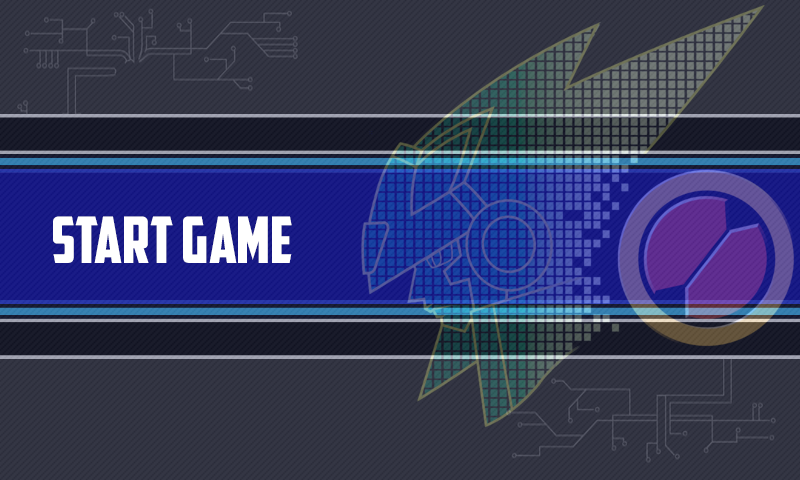
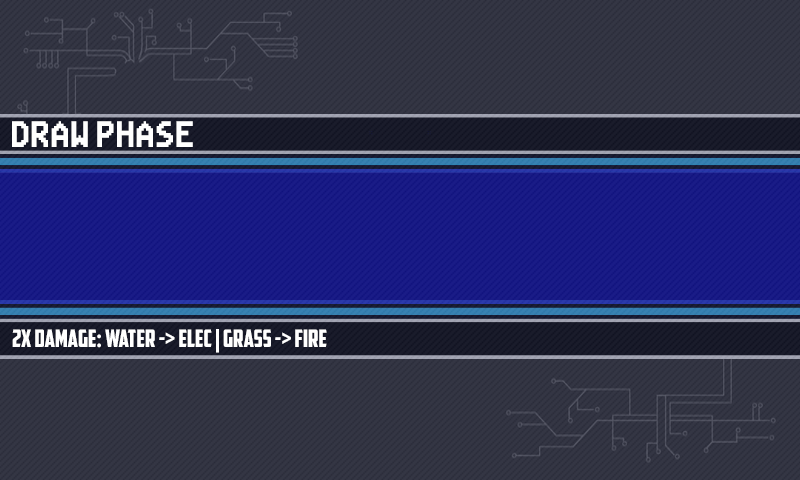
Revision of a layered w=800, h=480 image; what changed, layer by layer:
added layer "2x Damage: water -> elec | grass -> fire" above "Draw phase" over [12, 329, 327, 353]
added layer "Draw phase" above "Layer 6" over [12, 121, 193, 147]
hid "START GAME" over [53, 216, 292, 263]
added layer "Layer 5" above "Layer 2" over [12, 4, 794, 428]
hid "Layer 2" over [12, 4, 794, 428]
